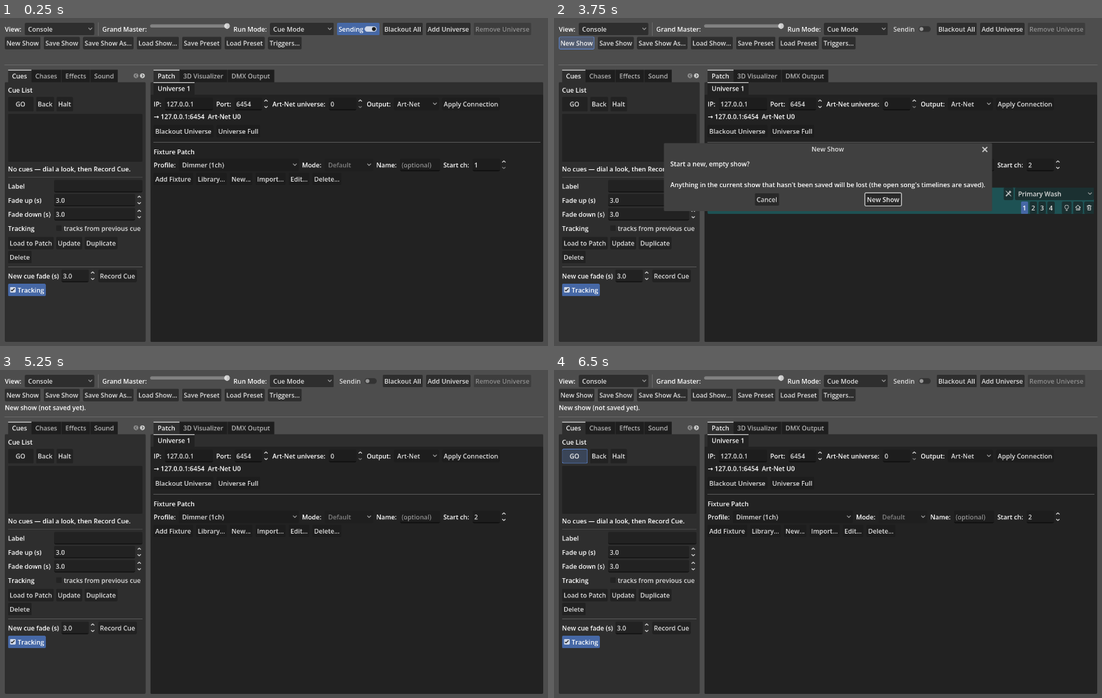
Above: before the commit, frames 1-4 (two rows, left to right).
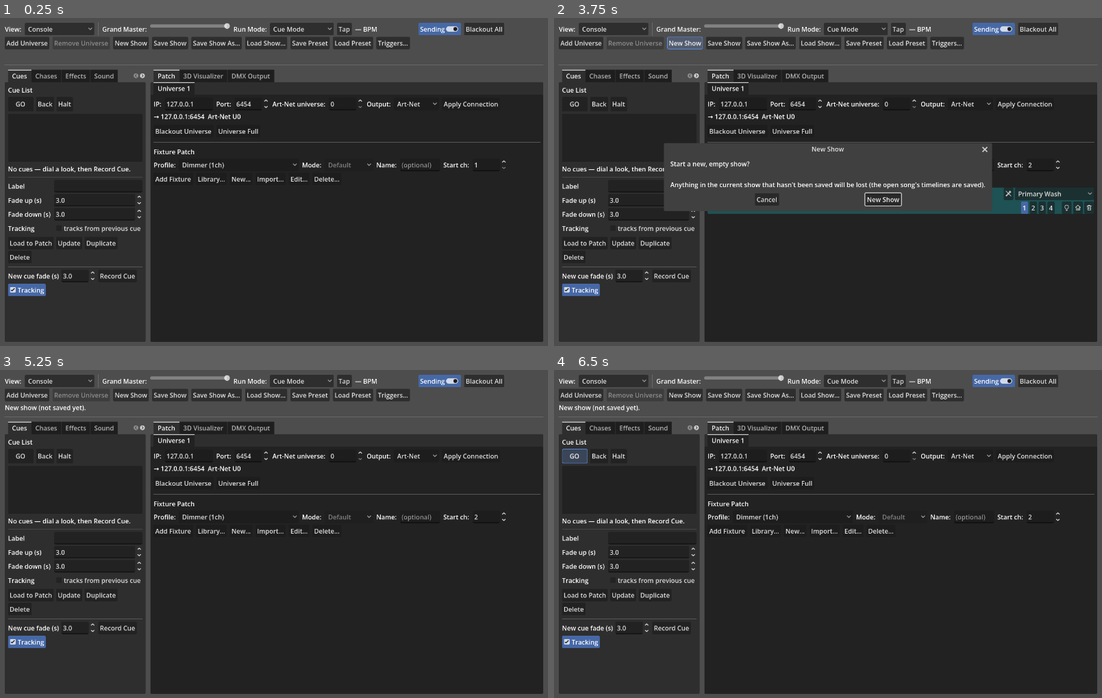
Above: after the commit, the same moments.

Repository: KonajuGames/slight-dmx-controller
Game: Godot game, scene res://main.tscn
Same seed, same stepped clock (60 frames per second), same inputs: the game is played once before the commit and once after it.
Inputs (mouse positions are in pixels of both pictures, inside the frame that each line leads up to):
- Up to frame 1 (0.25 s): no input
- Up to frame 2 (3.75 s): click (899, 27) at 0.5 s, where only the run after the commit has a clickable "Tap"; click (975, 27) at 1.25 s, where only the run after the commit has a clickable "✕"; click "Duplicate" at 2 s; click "Add Fixture" at 2.75 s; click "New Show" at 3.5 s
- Up to frame 3 (5.25 s): click "New Show" at 4.25 s; click "New Show" at 5 s
- Up to frame 4 (6.5 s): click "GO" at 5.75 s

The runs differ from the first frame. In frame 1, 2.1% of the frame differs, in the area x 1-97%, y 1-10%; in frame 2, 2.4%, in the area x 0-97%, y 1-10%; in frame 3, 2.0%; in frame 4, 2.0%.

Commit message:
Tempo clock: Tap Tempo, MIDI clock and VirtualDJ beat sync
A new Tempo autoload keeps a steady beat in any run mode. Its tempo
comes from tapping (the top bar's Tap button, the T key, or a new
Tap tempo trigger action), from an incoming MIDI timing clock, or
from VirtualDJ's OS2L beats in DJ Perform Mode. While MIDI clock or
VirtualDJ is arriving it owns the clock; when it stops the clock runs
on at the last tempo until it's tapped again or stopped.

Beat-sync chases step on its beats while it runs (falling back to the
beats heard in Sound Reactive mode), effects get a Follow tempo choice
(one cycle every ½-8 beats, kept in phase), and Beat pulse feedback
pads follow it. The top bar shows its BPM and source.

Ableton Link isn't included: its SDK is GPL-licensed.

Co-Authored-By: Claude Opus 5.5 <noreply@anthropic.com>

Diff:
--- a/project.godot
+++ b/project.godot
@@ -33,6 +33,7 @@
 UsbDmx="*res://scripts/usb_dmx_bridge.gd"
 MidiOut="*res://scripts/midi_out_bridge.gd"
 Sound="*res://scripts/sound_engine.gd"
+Tempo="*res://scripts/tempo_clock.gd"
 Fx="*res://scripts/effects_engine.gd"
 Triggers="*res://scripts/triggers_engine.gd"
 Library="*res://scripts/fixture_library.gd"
--- a/scripts/chase.gd
+++ b/scripts/chase.gd
@@ -15,8 +15,9 @@
 ## step. 0 = hard snap.
 var crossfade: float = 0.0
 var direction: int = DIR_FORWARD
-## When true, the chase advances one step per detected beat instead of by
-## `bpm` — but only while the console is in Sound Reactive run mode.
+## When true, the chase advances one step per beat instead of by `bpm`: the
+## tempo clock's (Tempo) while it's running, else the beats detected in the
+## audio in Sound Reactive run mode (see Fx).
 var beat_sync: bool = false
 var running: bool = false
 ## steps[i] is an Array (per universe) of { "<channel>": value }.
--- a/scripts/chase_list_panel.gd
+++ b/scripts/chase_list_panel.gd
@@ -84,7 +84,8 @@
 
 	grid.add_child(_lbl("Beat sync"))
 	beat_check = CheckBox.new()
-	beat_check.text = "step on each beat (Sound Reactive mode)"
+	beat_check.text = "step on each beat"
+	beat_check.tooltip_text = "Step on the tempo clock's beats while it's running (Tap, MIDI clock or VirtualDJ); with it off, on the beats heard in Sound Reactive mode; otherwise at the BPM."
 	beat_check.toggled.connect(func(on: bool): _set_field("beat_sync", on))
 	grid.add_child(beat_check)
 	add_child(grid)
--- a/scripts/dj_performer.gd
+++ b/scripts/dj_performer.gd
@@ -145,6 +145,9 @@
 	os2l.client_disconnected.connect(func(_p): state_changed.emit())
 	os2l.advertising_changed.connect(func(_a, _d): state_changed.emit())
 	os2l.value_changed.connect(_on_value)
+	# VirtualDJ's beats drive the tempo clock (beat-sync chases, effects).
+	os2l.beat.connect(func(_change: bool, _pos: int, bpm: float, _strength: float):
+		Tempo.external_beat(bpm, Tempo.Source.OS2L))
 	add_child(os2l)
 	var err := os2l.start(port)
 	if not ArtNet.layer_providers.has(layer):
--- a/scripts/dmx_controller.gd
+++ b/scripts/dmx_controller.gd
@@ -54,6 +54,8 @@
 var master_slider: HSlider
 var sending_toggle: CheckButton
 var run_mode_option: OptionButton
+var tempo_label: Label
+var tempo_stop_btn: Button
 var _triggers_dialog: TriggersDialog
 
 ## Console run mode: 0 = Cue Mode (default), 1 = Sound Reactive. (Shows
@@ -521,6 +523,27 @@
 	run_mode_option.item_selected.connect(_on_run_mode_changed)
 	row.add_child(run_mode_option)
 
+	# The tempo clock: tapped here, or taken from MIDI clock / VirtualDJ.
+	var tap_btn := Button.new()
+	tap_btn.text = "Tap"
+	tap_btn.tooltip_text = "Tap Tempo (T): tap on the beat to set the tempo clock that beat-sync chases and tempo-synced effects follow. MIDI clock or VirtualDJ's beats take it over while they arrive."
+	tap_btn.focus_mode = Control.FOCUS_NONE     # Space stays the cue GO
+	tap_btn.button_down.connect(func(): Tempo.tap())     # on the press, not the release
+	row.add_child(tap_btn)
+	tempo_label = _label(Tempo.describe())
+	tempo_label.custom_minimum_size = Vector2(150, 0)
+	tempo_label.tooltip_text = "The tempo clock: its BPM and what's setting it."
+	row.add_child(tempo_label)
+	tempo_stop_btn = Button.new()
+	tempo_stop_btn.text = "✕"
+	tempo_stop_btn.flat = true
+	tempo_stop_btn.tooltip_text = "Stop the tempo clock (chases go back to their own BPM)"
+	tempo_stop_btn.pressed.connect(Tempo.stop)
+	tempo_stop_btn.visible = Tempo.running
+	row.add_child(tempo_stop_btn)
+	Tempo.changed.connect(_on_tempo_changed)
+	Tempo.beat.connect(_on_tempo_beat)
+
 	sending_toggle = CheckButton.new()
 	sending_toggle.text = "Sending"
 	sending_toggle.button_pressed = true
@@ -931,6 +954,19 @@
 	Sound.active = run_mode == 1
 
 
+func _on_tempo_changed() -> void:
+	tempo_label.text = Tempo.describe()
+	tempo_stop_btn.visible = Tempo.running
+
+
+## Each beat of the tempo clock: the read-out flashes, and its BPM (which
+## MIDI clock and VirtualDJ keep refining) is brought up to date.
+func _on_tempo_beat() -> void:
+	tempo_label.text = Tempo.describe()
+	tempo_label.modulate = ACCENT.lightened(0.4)
+	create_tween().tween_property(tempo_label, "modulate", Color.WHITE, 0.25)
+
+
 # ------------------------------------------------------ MIDI / OSC TRIGGERS --
 
 func _chase_names() -> Array:
@@ -965,6 +1001,7 @@
 		Trigger.ACT_CHASE_TOGGLE: chase_panel.toggle_by_name(target)
 		Trigger.ACT_EFFECT_TOGGLE: fx_panel.toggle_by_name(target)
 		Trigger.ACT_BLACKOUT: _on_blackout_all()
+		Trigger.ACT_TAP_TEMPO: Tempo.tap()
 
 
 ## Whether a feedback binding's watched state is currently active — its
@@ -1003,6 +1040,11 @@
 	if event is InputEventKey and event.pressed and not event.echo:
 		if event.keycode == KEY_SPACE and run_mode == 0 and _console_view.visible:
 			cue_panel.go()
+			get_viewport().set_input_as_handled()
+		elif event.keycode == KEY_T and not event.is_command_or_control_pressed() \
+				and not event.shift_pressed and not event.alt_pressed:
+			# T: Tap Tempo, from any view.
+			Tempo.tap()
 			get_viewport().set_input_as_handled()
 		elif event.keycode == KEY_S and event.is_command_or_control_pressed():
 			# Ctrl+S: Save Show; Shift+Ctrl+S: Save Show As… — from either view.
--- a/scripts/effects_engine.gd
+++ b/scripts/effects_engine.gd
@@ -8,7 +8,13 @@
 ## grand master.
 ##
 ## `sound_reactive` (set by the run-mode selector) gates the sound layer:
-## when false, reactors don't run and beat-synced chases fall back to BPM.
+## when false, reactors don't run.
+##
+## Beat-sync chases step on the tempo clock's beats (`Tempo`: tapped, MIDI
+## clock or VirtualDJ) whenever it's running, in any run mode; with it off,
+## on the beats detected in the audio in Sound Reactive; otherwise they
+## fall back to their own BPM. Tempo-synced effects (WaveEffect.tempo_beats)
+## run at the clock's tempo while it's running.
 
 var chases: Array[Chase] = []
 var effects: Array[WaveEffect] = []
@@ -19,11 +25,12 @@
 
 
 func _beat_driven() -> bool:
-	return sound_reactive
+	return Tempo.running or sound_reactive
 
 
 func _ready() -> void:
-	Sound.beat.connect(_on_beat)
+	Sound.beat.connect(_on_sound_beat)
+	Tempo.beat.connect(_on_tempo_beat)
 	reactors = SoundReactor.defaults()
 
 
@@ -31,26 +38,40 @@
 	for c in chases:
 		if c.running and not (_beat_driven() and c.beat_sync):
 			c.advance(delta)
+	var tempo := Tempo.bpm if Tempo.running else 0.0
 	for e in effects:
 		if e.running:
-			e.advance(delta)
+			e.advance(delta, tempo)
 	if sound_reactive:
 		for r in reactors:
 			if r.running:
 				r.advance(delta, false)
 
 
-## A beat (from live audio in Sound Reactive, or the beat grid in Auto
-## Show): kick pulse reactors and step every running beat-sync chase.
-func _on_beat() -> void:
+## A beat detected in the live audio (Sound Reactive): kick pulse
+## reactors, and step beat-sync chases unless the tempo clock is doing it.
+func _on_sound_beat() -> void:
 	if sound_reactive:
 		for r in reactors:
 			if r.running and r.mode == SoundReactor.MODE_PULSE:
 				r.advance(0.0, true)
-	if _beat_driven():
-		for c in chases:
-			if c.running and c.beat_sync:
-				c.beat_step()
+	if sound_reactive and not Tempo.running:
+		_step_beat_chases()
+
+
+## A beat of the tempo clock: step beat-sync chases and pull tempo-synced
+## effects into phase with it.
+func _on_tempo_beat() -> void:
+	_step_beat_chases()
+	for e in effects:
+		if e.running:
+			e.on_beat()
+
+
+func _step_beat_chases() -> void:
+	for c in chases:
+		if c.running and c.beat_sync:
+			c.beat_step()
 
 
 ## One override map { channel -> value } per universe slot, HTP-merged
--- a/scripts/effects_panel.gd
+++ b/scripts/effects_panel.gd
@@ -25,6 +25,7 @@
 var base_option: OptionButton
 var wave_option: OptionButton
 var bpm_spin: SpinBox
+var tempo_option: OptionButton
 var size_spin: SpinBox
 var center_spin: SpinBox
 var fan_spin: SpinBox
@@ -113,6 +114,14 @@
 	bpm_spin = _num(1, 1200, 1, 60)
 	bpm_spin.value_changed.connect(func(v: float): _set_field("bpm", v))
 	grid.add_child(bpm_spin)
+
+	grid.add_child(_lbl("Follow tempo"))
+	tempo_option = OptionButton.new()
+	for n in WaveEffect.TEMPO_BEAT_NAMES:
+		tempo_option.add_item(n)
+	tempo_option.tooltip_text = "While the tempo clock is running (Tap, MIDI clock or VirtualDJ), one cycle every this many beats, in phase with them, instead of the Rate."
+	tempo_option.item_selected.connect(func(i: int): _set_field("tempo_beats", WaveEffect.TEMPO_BEATS[i]))
+	grid.add_child(tempo_option)
 
 	grid.add_child(_lbl("Size"))
 	size_spin = _num(0, 255, 1, 128)
@@ -366,6 +375,7 @@
 	wave_option.selected = e.waveform
 	bpm_spin.max_value = e.max_bpm()
 	bpm_spin.value = e.bpm
+	tempo_option.selected = maxi(WaveEffect.TEMPO_BEATS.find(e.tempo_beats), 0)
 	size_spin.value = e.size
 	center_spin.value = e.center
 	fan_spin.value = e.fan_deg
@@ -380,9 +390,13 @@
 func _row_text(e: WaveEffect) -> String:
 	var scope := e.group if e.group != "" else ("all" if e.universe < 0 else "U%d" % (e.universe + 1))
 	var pk := "  pickup" if e.base_mode == WaveEffect.BASE_PICKUP else ""
-	return "%s%s  %s %s  %.0f BPM  (%s)%s" % [
+	var rate := "%.0f BPM" % e.bpm
+	var tb := WaveEffect.TEMPO_BEATS.find(e.tempo_beats)
+	if tb > 0:
+		rate += " / tempo " + WaveEffect.TEMPO_BEAT_NAMES[tb]
+	return "%s%s  %s %s  %s  (%s)%s" % [
 		"> " if e.running else "  ", e.name,
-		WaveEffect.WAVEFORMS[e.waveform], e.role, e.bpm, scope, pk]
+		WaveEffect.WAVEFORMS[e.waveform], e.role, rate, scope, pk]
 
 
 func _refresh_list_row(i: int) -> void:
--- /dev/null
+++ b/scripts/tempo_clock.gd
@@ -0,0 +1,221 @@
+extends Node
+## Autoload singleton: "Tempo"
+##
+## The console's tempo clock: a steady beat that beat-sync chases step on
+## and tempo-synced effects run at, in any run mode. Off (running ==
+## false) until something sets the tempo:
+##
+##   tap()               — Tap Tempo: the top bar's Tap button, the T key
+##                         or a MIDI / OSC binding. Each tap lands a beat;
+##                         two or more within TAP_RESET seconds of each
+##                         other set the tempo from their average spacing.
+##   MIDI clock          — any MIDI input's timing clock (24 pulses a
+##                         quarter note), read here from Godot's
+##                         InputEventMIDI. Start re-zeroes the beat count.
+##   external_beat()     — a beat reported by another program: DJ Perform
+##                         Mode passes on VirtualDJ's OS2L beats.
+##
+## MIDI clock and OS2L beats are external sources: while one keeps
+## arriving it owns the clock (and taps are ignored). When it stops, the
+## clock runs on freely at the last tempo, as if tapped, until stop().
+##
+## Between beats the clock free-runs from the last one, so a source that
+## drops a beat or two is bridged.
+
+signal beat          ## a beat of the running clock
+signal changed       ## running, bpm or source changed
+
+enum Source { NONE, TAP, MIDI_CLOCK, OS2L }
+const SOURCE_NAMES := ["Off", "Tap", "MIDI clock", "VirtualDJ"]
+
+const MIN_BPM := 30.0
+const MAX_BPM := 300.0
+## Taps further apart than this start a new count.
+const TAP_RESET := 2.0
+## The tempo is the average of up to this many taps' spacing.
+const TAP_HISTORY := 8
+const CLOCK_PPQN := 24
+## MIDI clock pulses averaged for the tempo (four beats).
+const CLOCK_WINDOW := 96
+## An external source is lost after this long without a pulse / beat.
+const CLOCK_TIMEOUT := 0.5
+const EXTERNAL_TIMEOUT_BEATS := 2.5
+
+var running := false
+var bpm := 120.0
+var source: int = Source.NONE
+## 1.0 on a beat, decaying to 0 (for meters / indicators).
+var beat_pulse := 0.0
+## Listen for MIDI clock on the MIDI inputs.
+var midi_clock_enabled := true
+
+var _next_beat := 0.0        # seconds (clock time) of the next free-running beat
+var _taps: Array[float] = []
+var _clock_times: Array[float] = []
+var _clock_count := 0        # pulses since Start / the first pulse
+var _last_external := -INF   # clock time of the external source's last pulse / beat
+var _external: int = Source.NONE
+
+
+func _ready() -> void:
+	process_mode = Node.PROCESS_MODE_ALWAYS
+
+
+## Seconds on the clock the tempo runs by (overridable by tests through
+## each call's `now`).
+static func now_s() -> float:
+	return Time.get_ticks_usec() / 1000000.0
+
+
+func period() -> float:
+	return 60.0 / bpm
+
+
+## How far into the current beat the clock is, 0..1 (0 when stopped).
+func phase(now: float = -1.0) -> float:
+	if not running:
+		return 0.0
+	if now < 0.0:
+		now = now_s()
+	return clampf(1.0 - (_next_beat - now) / period(), 0.0, 1.0)
+
+
+## Whether a MIDI clock or OS2L source is driving the clock now.
+func external_live(now: float = -1.0) -> bool:
+	if _external == Source.NONE:
+		return false
+	if now < 0.0:
+		now = now_s()
+	var timeout := CLOCK_TIMEOUT if _external == Source.MIDI_CLOCK else period() * EXTERNAL_TIMEOUT_BEATS
+	return now - _last_external <= timeout
+
+
+## A tap: lands a beat now and, with the taps before it, sets the tempo.
+## Ignored (returns false) while an external source owns the clock.
+func tap(now: float = -1.0) -> bool:
+	if now < 0.0:
+		now = now_s()
+	if external_live(now):
+		return false
+	if not _taps.is_empty() and now - _taps[_taps.size() - 1] > TAP_RESET:
+		_taps.clear()
+	_taps.append(now)
+	while _taps.size() > TAP_HISTORY:
+		_taps.remove_at(0)
+	if _taps.size() >= 2:
+		var spacing := (_taps[_taps.size() - 1] - _taps[0]) / (_taps.size() - 1)
+		bpm = clampf(60.0 / spacing, MIN_BPM, MAX_BPM)
+	_external = Source.NONE
+	source = Source.TAP
+	running = true
+	_land_beat(now)
+	changed.emit()
+	return true
+
+
+## Stop the clock (chases go back to their own rate).
+func stop() -> void:
+	if not running and source == Source.NONE:
+		return
+	running = false
+	source = Source.NONE
+	_external = Source.NONE
+	_taps.clear()
+	_clock_times.clear()
+	changed.emit()
+
+
+## A beat from another program (OS2L: VirtualDJ's beat, with its tempo).
+func external_beat(new_bpm: float, from: int = Source.OS2L, now: float = -1.0) -> void:
+	if now < 0.0:
+		now = now_s()
+	if new_bpm > 0.0:
+		bpm = clampf(new_bpm, MIN_BPM, MAX_BPM)
+	_take(from, now)
+	_land_beat(now)
+
+
+## One MIDI timing-clock pulse (0xF8).
+func clock_pulse(now: float = -1.0) -> void:
+	if now < 0.0:
+		now = now_s()
+	if not _clock_times.is_empty() and now - _clock_times[_clock_times.size() - 1] > CLOCK_TIMEOUT:
+		_clock_times.clear()        # the clock was stopped: start counting again
+		_clock_count = 0
+	_clock_times.append(now)
+	while _clock_times.size() > CLOCK_WINDOW + 1:
+		_clock_times.remove_at(0)
+	if _clock_times.size() >= CLOCK_PPQN + 1:
+		var span := _clock_times[_clock_times.size() - 1] - _clock_times[0]
+		if span > 0.0:
+			bpm = clampf(60.0 / (span / (_clock_times.size() - 1) * CLOCK_PPQN), MIN_BPM, MAX_BPM)
+	var on_beat := _clock_count % CLOCK_PPQN == 0
+	_clock_count += 1
+	if _clock_times.size() < CLOCK_PPQN + 1:
+		return                      # no tempo yet
+	_take(Source.MIDI_CLOCK, now)
+	if on_beat:
+		_land_beat(now)
+
+
+## MIDI Start (0xFA): the next pulse is beat 1.
+func clock_start() -> void:
+	_clock_count = 0
+
+
+func _take(from: int, now: float) -> void:
+	_last_external = now
+	if _external != from or source != from or not running:
+		_external = from
+		source = from
+		running = true
+		changed.emit()
+
+
+func _land_beat(now: float) -> void:
+	_next_beat = now + period()
+	beat_pulse = 1.0
+	beat.emit()
+
+
+func _process(delta: float) -> void:
+	beat_pulse = maxf(0.0, beat_pulse - delta * 4.0)
+	advance(now_s())
+
+
+## Run the clock up to `now`: a free-running beat when one's due (late by a
+## quarter beat while an external source is live, so it only fills in a
+## missed one), and an external source given up when it's gone quiet.
+func advance(now: float) -> void:
+	if not running:
+		return
+	var live := external_live(now)
+	if _external != Source.NONE and not live:
+		_external = Source.NONE
+		source = Source.TAP         # runs on at the last tempo
+		changed.emit()
+	var due := _next_beat + (period() * 0.25 if live else 0.0)
+	if now >= due:
+		# Several beats late (the app stalled): just the one, back in step.
+		while _next_beat + period() <= now:
+			_next_beat += period()
+		_next_beat += period()
+		beat_pulse = 1.0
+		beat.emit()
+
+
+func _input(event: InputEvent) -> void:
+	if not midi_clock_enabled or not (event is InputEventMIDI):
+		return
+	match (event as InputEventMIDI).message:
+		MIDI_MESSAGE_TIMING_CLOCK:
+			clock_pulse()
+		MIDI_MESSAGE_START:
+			clock_start()
+
+
+## The top bar's read-out: "128.0 BPM · Tap", or "— BPM" when off.
+func describe() -> String:
+	if not running:
+		return "— BPM"
+	return "%.1f BPM · %s" % [bpm, SOURCE_NAMES[source]]
--- a/scripts/trigger.gd
+++ b/scripts/trigger.gd
@@ -14,11 +14,13 @@
 enum {
 	ACT_CUE_GO, ACT_CUE_BACK, ACT_CUE_HALT, ACT_CUE_GOTO,
 	ACT_CHASE_TOGGLE, ACT_EFFECT_TOGGLE, ACT_BLACKOUT, ACT_NONE,
+	# Added later: after ACT_NONE, so saved shows' numbers don't shift.
+	ACT_TAP_TEMPO,
 }
 const ACTIONS := [
 	"Cue — GO", "Cue — Back", "Cue — Halt", "Cue — Go to #",
 	"Chase — toggle", "Effect — toggle", "Blackout all",
-	"(nothing — feedback only)",
+	"(nothing — feedback only)", "Tap tempo",
 ]
 ## Which actions read `target` (a cue number, or a chase / effect name).
 const ACTION_NEEDS_TARGET := {
--- a/scripts/triggers_engine.gd
+++ b/scripts/triggers_engine.gd
@@ -47,7 +47,10 @@
 	process_mode = Node.PROCESS_MODE_ALWAYS
 	set_process(true)
 	_open_midi()
-	Sound.beat.connect(_on_ext_beat)
+	Sound.beat.connect(func():
+		if not Tempo.running:            # the tempo clock's beats win
+			_on_ext_beat())
+	Tempo.beat.connect(_on_ext_beat)
 
 
 func _open_midi() -> void:
@@ -171,8 +174,8 @@
 	_fb_refresh = 0.0
 
 
-## A beat (live audio in Sound Reactive): flash
-## every Beat-watch feedback pad.
+## A beat (the tempo clock's, or else the live audio's in Sound Reactive):
+## flash every Beat-watch feedback pad.
 func _on_ext_beat() -> void:
 	if not feedback_enabled:
 		return
--- a/scripts/wave_effect.gd
+++ b/scripts/wave_effect.gd
@@ -35,6 +35,10 @@
 var center: float = 128.0     # midpoint level (Absolute mode)
 var fan_deg: float = 0.0      # phase spread across the target list
 var phase_deg: float = 0.0    # global phase offset
+## Beats per cycle when following the tempo clock (Tempo): while it's
+## running the effect runs at its tempo instead of `bpm` — one cycle every
+## this many beats — kept in phase with its beats. 0 = always `bpm`.
+var tempo_beats: float = 0.0
 var running: bool = false
 
 var _phase := 0.0             # elapsed cycles
@@ -42,6 +46,11 @@
 var _rng := RandomNumberGenerator.new()
 var _rand_vals: Array = []
 var _rand_step := -1
+
+
+## The tempo_beats choices (Effects tab) and their labels.
+const TEMPO_BEATS := [0.0, 0.5, 1.0, 2.0, 4.0, 8.0]
+const TEMPO_BEAT_NAMES := ["Own rate", "½ beat", "1 beat", "2 beats", "4 beats", "8 beats"]
 
 
 ## The rate a pan/tilt/zoom effect can actually be run at.
@@ -68,8 +77,29 @@
 	return _targets.size()
 
 
-func advance(delta: float) -> void:
-	_phase += delta * (bpm / 60.0)
+## The cycles per minute it runs at: `bpm`, or with `tempo` (the tempo
+## clock's BPM, 0 when it's off) and tempo_beats set, one cycle per
+## tempo_beats beats — capped like `bpm` for motor roles.
+func rate(tempo: float = 0.0) -> float:
+	if tempo_beats > 0.0 and tempo > 0.0:
+		return minf(tempo / tempo_beats, max_bpm())
+	return bpm
+
+
+func advance(delta: float, tempo: float = 0.0) -> void:
+	_phase += delta * (rate(tempo) / 60.0)
+
+
+## A beat of the tempo clock: a tempo-synced effect running at its tempo
+## snaps to the nearest beat's point in its cycle, so it stays in phase
+## with the music rather than drifting from when it was started.
+func on_beat() -> void:
+	if tempo_beats <= 0.0 or not Tempo.running:
+		return
+	if rate(Tempo.bpm) < Tempo.bpm / tempo_beats:
+		return                      # capped (a motor role): it can't keep up
+	# A beat every 1 / tempo_beats of a cycle.
+	_phase = roundf(_phase * tempo_beats) / tempo_beats
 
 
 func _wave(x: float) -> float:
@@ -126,7 +156,7 @@
 		"name": name, "role": role, "universe": universe, "group": group,
 		"waveform": waveform, "base_mode": base_mode,
 		"bpm": bpm, "size": size, "center": center,
-		"fan_deg": fan_deg, "phase_deg": phase_deg,
+		"fan_deg": fan_deg, "phase_deg": phase_deg, "tempo_beats": tempo_beats,
 	}
 
 
@@ -143,4 +173,5 @@
 	e.center = clampf(float(d.get("center", 128.0)), 0.0, 255.0)
 	e.fan_deg = float(d.get("fan_deg", 0.0))
 	e.phase_deg = float(d.get("phase_deg", 0.0))
+	e.tempo_beats = maxf(float(d.get("tempo_beats", 0.0)), 0.0)
 	return e
--- /dev/null
+++ b/tests/tempo_clock_test.gd
@@ -0,0 +1,149 @@
+extends SceneTree
+## Tests for the tempo clock (the `Tempo` autoload): tap tempo, MIDI
+## clock, external (OS2L) beats, free-running between them, and what
+## follows it — beat-sync chases and tempo-synced effects.
+##
+##   godot --headless --script tests/tempo_clock_test.gd
+##
+## A fresh clock is made for each test and driven with explicit times, so
+## nothing waits on the real clock.
+
+var _p := 0
+var _f := 0
+
+
+func ok(cond: bool, label: String) -> void:
+	if cond:
+		_p += 1
+		print("  ok   ", label)
+	else:
+		_f += 1
+		print("  FAIL ", label)
+
+
+func _initialize() -> void:
+	print("== Tempo clock ==")
+	_test_tap()
+	_test_free_running()
+	_test_midi_clock()
+	_test_external_beats()
+	_test_effect_rate()
+	print("== %d passed, %d failed ==" % [_p, _f])
+	quit(1 if _f > 0 else 0)
+
+
+func _clock() -> Node:
+	return load("res://scripts/tempo_clock.gd").new()
+
+
+func _beats(t: Node) -> Array:
+	var n := [0]
+	t.beat.connect(func(): n[0] += 1)
+	return n
+
+
+func _test_tap() -> void:
+	print("- tap tempo")
+	var t := _clock()
+	var beats := _beats(t)
+	ok(not t.running and t.describe() == "— BPM", "off to start with")
+	t.tap(10.0)
+	ok(t.running and t.source == t.Source.TAP and beats[0] == 1, "one tap starts it, on a beat")
+	ok(is_equal_approx(t.bpm, 120.0), "...at the tempo it had (120)")
+	t.tap(10.5)
+	t.tap(11.0)
+	t.tap(11.5)
+	ok(absf(t.bpm - 120.0) < 0.01 and beats[0] == 4, "taps half a second apart: 120 BPM (%.2f)" % t.bpm)
+	t.tap(11.9)
+	ok(absf(t.bpm - 60.0 / (1.9 / 4.0)) < 0.01, "the average spacing of the taps (%.2f)" % t.bpm)
+	t.tap(20.0)
+	t.tap(20.4)
+	ok(absf(t.bpm - 150.0) < 0.01, "a pause starts a new count: 150 BPM (%.2f)" % t.bpm)
+	t.tap(30.0)
+	t.tap(30.1)
+	ok(t.bpm == t.MAX_BPM, "capped at %d" % t.MAX_BPM)
+	ok("Tap" in t.describe(), "the read-out names the source: %s" % t.describe())
+	t.stop()
+	ok(not t.running and t.source == t.Source.NONE, "stop() turns it off")
+	t.free()
+
+
+func _test_free_running() -> void:
+	print("- free-running between taps")
+	var t := _clock()
+	var beats := _beats(t)
+	t.tap(0.0)
+	t.tap(0.5)                      # 120 BPM, next beat at 1.0
+	t.advance(0.9)
+	ok(beats[0] == 2, "no beat before it's due")
+	t.advance(1.0)
+	ok(beats[0] == 3, "a beat when it's due")
+	ok(absf(t.phase(1.25) - 0.5) < 0.001, "halfway to the next one: phase 0.5 (%.3f)" % t.phase(1.25))
+	t.advance(1.6)
+	ok(beats[0] == 4, "and the next")
+	t.advance(5.2)
+	ok(beats[0] == 5, "after a stall, one beat, not a burst")
+	t.advance(5.4)
+	ok(beats[0] == 5, "...back in step (next at 5.5)")
+	t.advance(5.5)
+	ok(beats[0] == 6, "...which it lands")
+	t.free()
+
+
+func _test_midi_clock() -> void:
+	print("- MIDI clock")
+	var t := _clock()
+	var beats := _beats(t)
+	var dt := 60.0 / 125.0 / 24.0     # 125 BPM, 24 pulses a beat
+	for i in range(24):
+		t.clock_pulse(100.0 + i * dt)
+	ok(not t.running and beats[0] == 0, "a beat's worth of pulses before it has a tempo")
+	for i in range(24, 97):
+		t.clock_pulse(100.0 + i * dt)
+	ok(t.running and t.source == t.Source.MIDI_CLOCK, "then it's the source")
+	ok(absf(t.bpm - 125.0) < 0.05, "at its tempo, 125 (%.2f)" % t.bpm)
+	ok(beats[0] == 4, "a beat every 24 pulses: 24, 48, 72, 96 (%d)" % beats[0])
+	ok(not t.tap(100.0 + 97 * dt), "taps are ignored while it's live")
+	var last := 100.0 + 96 * dt
+	t.advance(last + 0.4)
+	ok(t.source == t.Source.MIDI_CLOCK, "still live just after the last pulse")
+	t.advance(last + 0.6)
+	ok(t.running and t.source == t.Source.TAP, "gone quiet: runs on freely")
+	ok(t.tap(last + 1.0), "...and taps work again")
+	t.free()
+
+
+func _test_external_beats() -> void:
+	print("- OS2L beats")
+	var t := _clock()
+	var beats := _beats(t)
+	t.external_beat(128.0, t.Source.OS2L, 50.0)
+	ok(t.running and t.source == t.Source.OS2L and beats[0] == 1, "a VirtualDJ beat takes the clock")
+	ok(is_equal_approx(t.bpm, 128.0), "...at its tempo")
+	var p: float = 60.0 / 128.0
+	t.advance(50.0 + p + 0.01)
+	ok(beats[0] == 1, "a beat a little late isn't doubled by the free-running clock")
+	t.external_beat(128.0, t.Source.OS2L, 50.0 + p + 0.02)
+	ok(beats[0] == 2, "...it lands when it comes")
+	t.advance(50.0 + p * 2.3)
+	ok(beats[0] == 3, "one missed: filled in")
+	t.advance(50.0 + p * 6.0)
+	ok(t.source == t.Source.TAP, "stopped coming: runs on freely")
+	t.free()
+
+
+func _test_effect_rate() -> void:
+	print("- tempo-synced effects")
+	var WE = load("res://scripts/wave_effect.gd")
+	var e = WE.new()
+	e.bpm = 30.0
+	ok(e.rate(128.0) == 30.0, "Own rate: its BPM")
+	e.tempo_beats = 2.0
+	ok(e.rate(0.0) == 30.0, "following, but no clock: its BPM")
+	ok(is_equal_approx(e.rate(128.0), 64.0), "2 beats a cycle at 128: 64 cycles a minute")
+	e.role = "PAN"
+	e.tempo_beats = 1.0
+	ok(e.rate(128.0) == WE.MOTOR_MAX_BPM, "pan is still capped")
+	var d: Dictionary = e.to_dict()
+	ok(WE.from_dict(d).tempo_beats == 1.0, "saved with the effect")
+	ok(WE.from_dict({}).tempo_beats == 0.0, "older shows: Own rate")
Not shown, added: scripts/tempo_clock.gd.uid
Not shown, added: tests/tempo_clock_test.gd.uid
Not shown, changed: docs/USER_GUIDE.md
